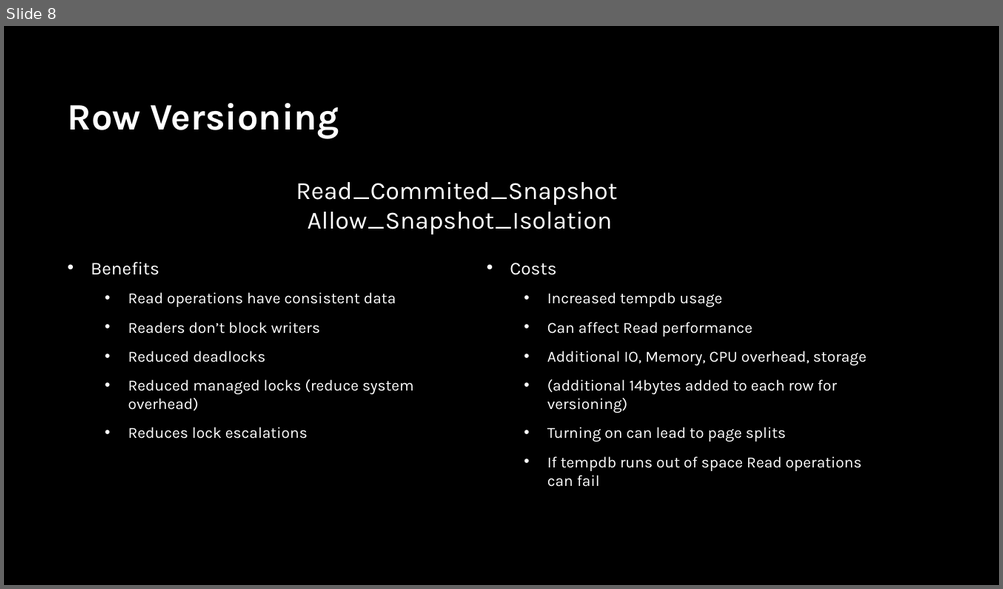
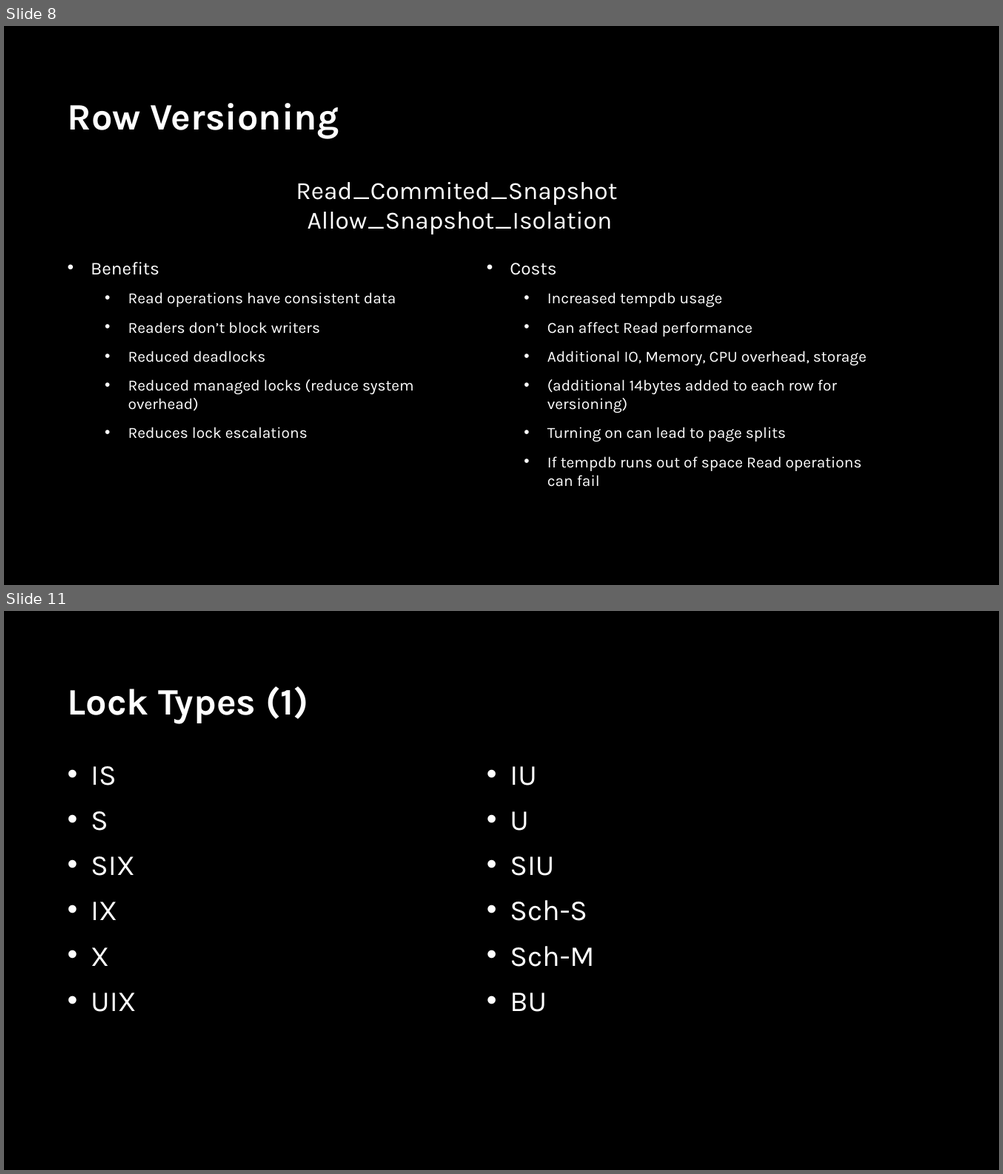
Before and after one commit to sabinio/SQLTraining, a slide deck: Slides/2.Locking.pptx. Shown one above the other, each under a label of ours: slide 8 before the commit, slides 8 and 11 after it; the slides between them are not shown. The pictures are 1003x589 and 1003x1174 pixels, drawn with LibreOffice and Linux fonts; fonts in the diff are those of the drawing; background and template pictures are left out. Boxes give left, top, right and bottom in pixels: in the first picture for what was removed or moved away, otherwise in the second. Text is boxed around its words. In the diff, an @@ line names an element or a change of style, - is before the commit and + after.

```diff
--- a/Slides/2.Locking.pptx
+++ b/Slides/2.Locking.pptx
@@ slide 11 added at bbox=[4, 611, 999, 1170], background picture (left out) @@
@@ title added at bbox=[68, 686, 308, 723], 36 pt, text #FFFFFF, bold @@
+Lock Types (1)
@@ text added at bbox=[91, 766, 136, 1012], 28 pt, text #FFFFFF @@
+• IS
+• S
+• SIX
+• IX
+• X
+• UIX
@@ text added at bbox=[509, 766, 594, 1012], 28 pt, text #FFFFFF @@
+• IU
+• U
+• SIU
+• Sch-S
+• Sch-M
+• BU
```
Also in this commit, not shown: 2 slides changed, 10 other slides added, 6 other files.
